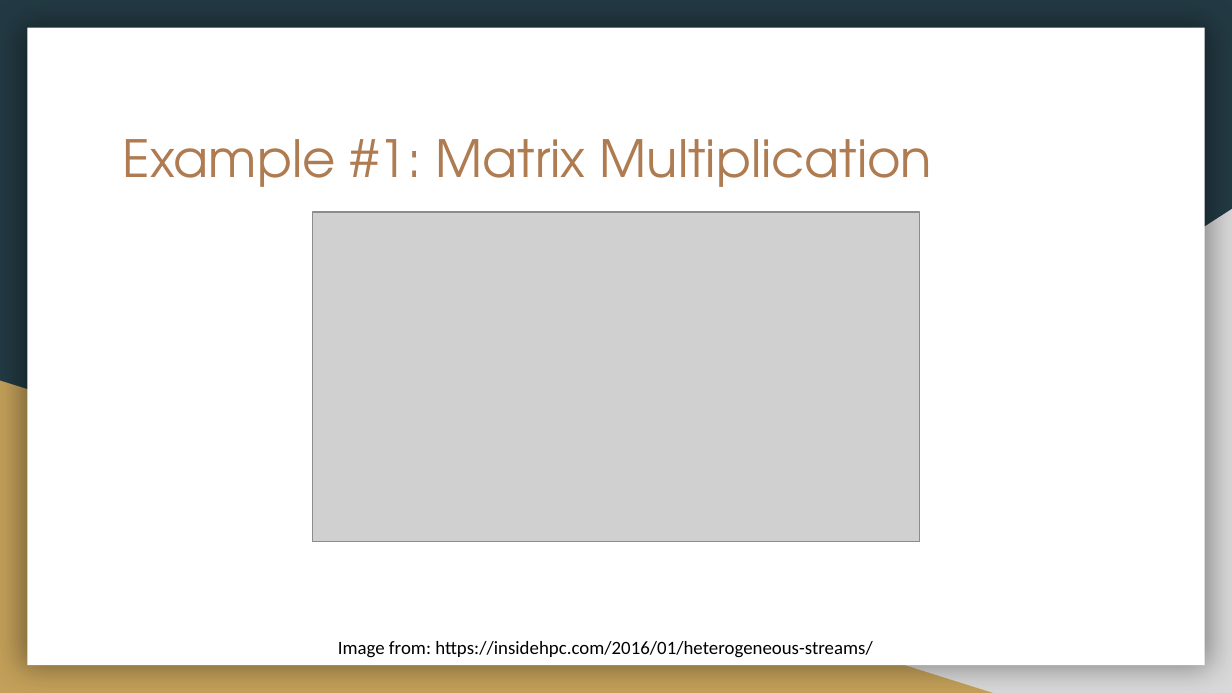
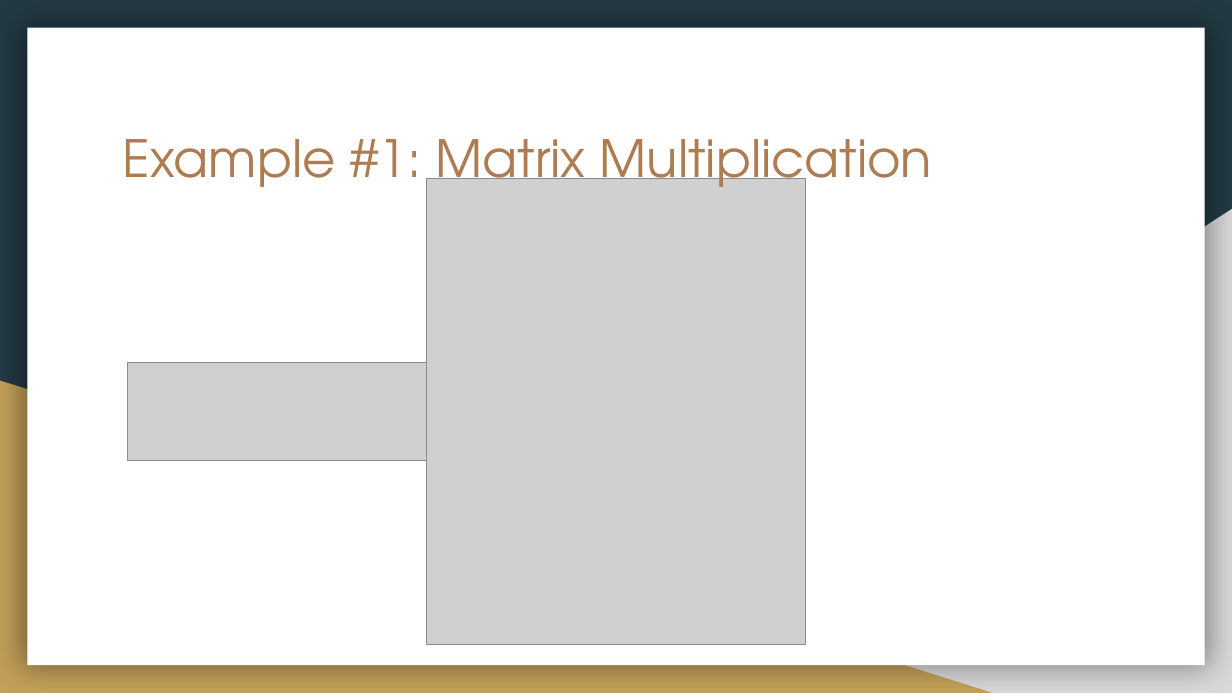
Before and after one commit to shodor-education/petascale-semester-curriculum, a slide deck: slide 8 of units/2/lessons/6/resources/petascale-lesson-2.6-slides.pptx. Drawn at 1232x693 pixels with LibreOffice and Linux fonts; fonts in the diff are those of the drawing; grey boxes stand for pictures. Boxes give left, top, right and bottom in pixels: in the first picture for what was removed or moved away, otherwise in the second. Text is boxed around its words. In the diff, an @@ line names an element or a change of style, - is before the commit and + after.

Commit message:
Replace images with CC versions

```diff
--- a/units/2/lessons/6/resources/petascale-lesson-2.6-slides.pptx
+++ b/units/2/lessons/6/resources/petascale-lesson-2.6-slides.pptx
@@ picture added at [426,179,804,646] @@
@@ picture removed at [313,212,919,542] @@
@@ picture added at [127,362,426,461] @@
@@ text removed at [338,641,873,658] @@
-Image from: https://insidehpc.com/2016/01/heterogeneous-streams/
```
Also in this commit, not shown: 7 other slides changed.
